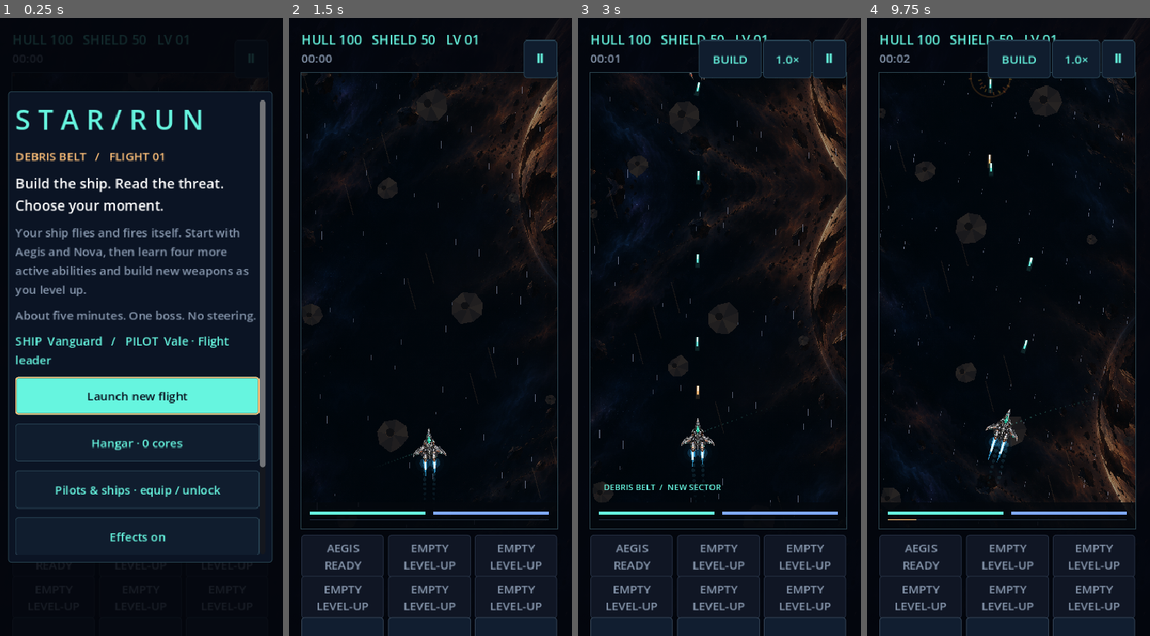
Above: before the commit, frames 1-4 (left to right).
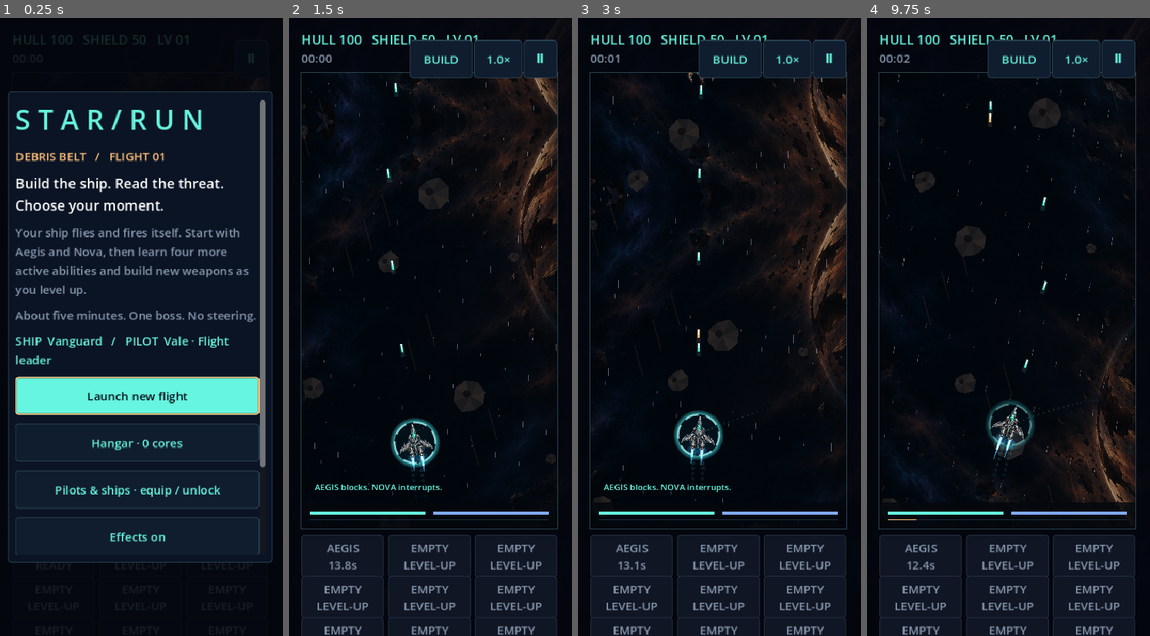
Above: after the commit, the same moments.

Repository: killjoy00/StarRun
Game: Godot game, scene res://scenes/main.tscn
Two runs of this game, one before a commit and one after it. Both use one fixed random seed, a clock stepped at 60 frames per second and the inputs below.
Inputs (mouse positions are in pixels of both pictures, inside the frame that each line leads up to):
- Up to frame 1 (0.25 s): no input
- Up to frame 2 (1.5 s): click "Launch new flight" at 0.5 s; click (342, 555) at 1.25 s, where only the run after the commit has a clickable "AEGIS READY"
- Up to frame 3 (3 s): click "Ⅱ" at 2 s; click "Continue flight" at 2.75 s
- Up to frame 4 (9.75 s): click "BUILD" at 3.5 s; click "1.0×" at 4.25 s; click "Ⅱ" at 5 s; click "BUILD" at 5.75 s; click "1.0×" at 6.5 s; click "Ⅱ" at 7.25 s; click "BUILD" at 8 s; click "1.0×" at 8.75 s; move the mouse to (1070, 296) at 9.52 s; tap P at 9.6 s; click (1070, 296) at 9.67 s

The runs differ from the first frame. In frame 2, 9.5% of the frame differs, in the area x 4-95%, y 3-100%; in frame 3, 6.5%; in frame 4, 4.7%.
Error before the commit: Invalid access to property or key 'flak' on a base object of type 'Dictionary'. (res://scripts/main.gd:400)

Commit message:
Initialize 20 ability cooldowns and use spatial lookup for point-defense projectile collisions

Diff:
--- a/scripts/simulation.gd
+++ b/scripts/simulation.gd
@@ -78,6 +78,9 @@
 
 func _init(run_seed: int = 1, hangar: Dictionary = {}, selected_ship: String = "vanguard", selected_pilot: String = "rookie", selected_difficulty: String = "normal") -> void:
 	content = JSON.parse_string(FileAccess.get_file_as_string("res://data/content.json"))
+	for id in Catalog.ABILITIES:
+		if not cooldowns.has(id):
+			cooldowns[id] = 0.0
 	for card in content.cards:
 		if not upgrades.has(card.id):
 			upgrades[card.id] = 0
@@ -480,6 +483,17 @@
 	bullets = bullets.filter(func(b): return b.p.y < HEIGHT + 35 and b.p.y > -100 and b.p.x > -60 and b.p.x < WIDTH + 60 and b.get("hp", 1) > 0)
 
 func _update_shots() -> void:
+	# Only interceptor-capable projectiles belong in collision buckets.
+	# Avoid the former every-player-shot x every-enemy-bullet scan.
+	const CELL := 64.0
+	var ordnance_cells: Dictionary = {}
+	for bullet in bullets:
+		if bullet.kind not in ["ordnance", "mine"] or float(bullet.get("hp", 1)) <= 0.0:
+			continue
+		var cell := Vector2i(floori(bullet.p.x / CELL), floori(bullet.p.y / CELL))
+		if not ordnance_cells.has(cell):
+			ordnance_cells[cell] = []
+		ordnance_cells[cell].append(bullet)
 	for shot in shots:
 		if shot.weapon in ["seeker", "barrage"] and shot.target >= 0:
 			var alive := enemies.any(func(e): return e.id == shot.target and e.hp > 0)
@@ -513,13 +527,20 @@
 		shot.p += shot.v * DT
 		var struck := false
 		if shot.weapon in ["seeker", "barrage", "pulse"]:
-			for bullet in bullets:
-				if bullet.kind in ["ordnance", "mine"] and bullet.p.distance_squared_to(shot.p) < 28 ** 2:
-					bullet.hp -= shot.damage
-					if bullet.hp <= 0.0:
-						effects.append({"kind":"explosion", "p":bullet.p, "life":0.30, "max_life":0.30, "born":tick})
-					struck = true
+			var center := Vector2i(floori(shot.p.x / CELL), floori(shot.p.y / CELL))
+			for dx in range(-1, 2):
+				if struck:
 					break
+				for dy in range(-1, 2):
+					if struck:
+						break
+					for bullet in ordnance_cells.get(center + Vector2i(dx, dy), []):
+						if float(bullet.get("hp", 1)) > 0.0 and bullet.p.distance_squared_to(shot.p) < 28.0 * 28.0:
+							bullet.hp -= shot.damage
+							if bullet.hp <= 0.0:
+								effects.append({"kind":"explosion", "p":bullet.p, "life":0.30, "max_life":0.30, "born":tick})
+							struck = true
+							break
 		if not struck:
 			for enemy in enemies:
 				if enemy.hp <= 0.0:
